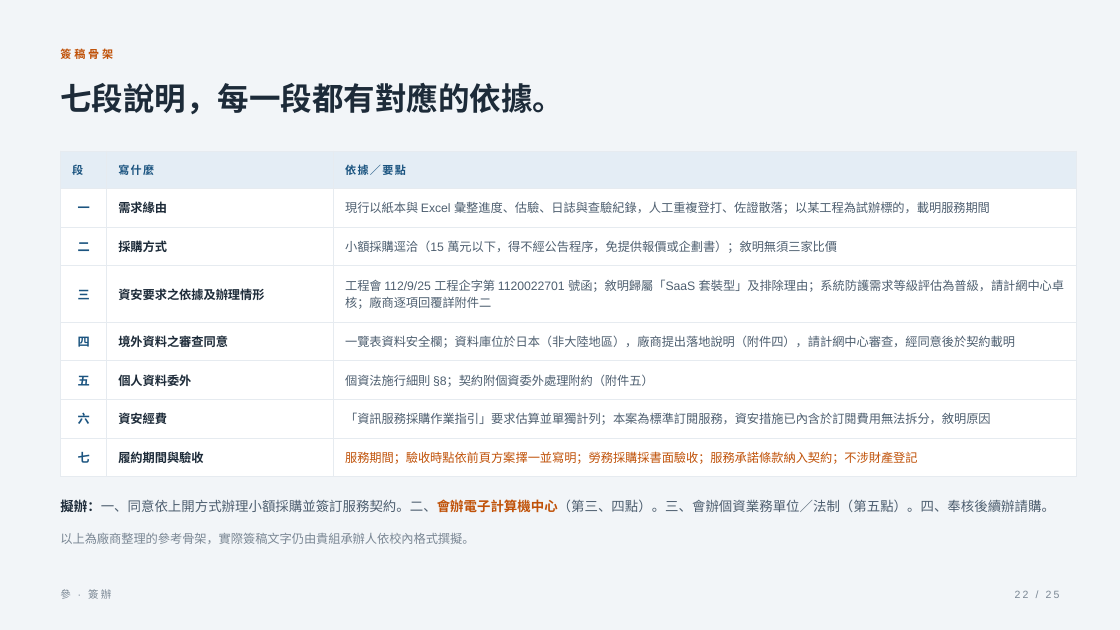
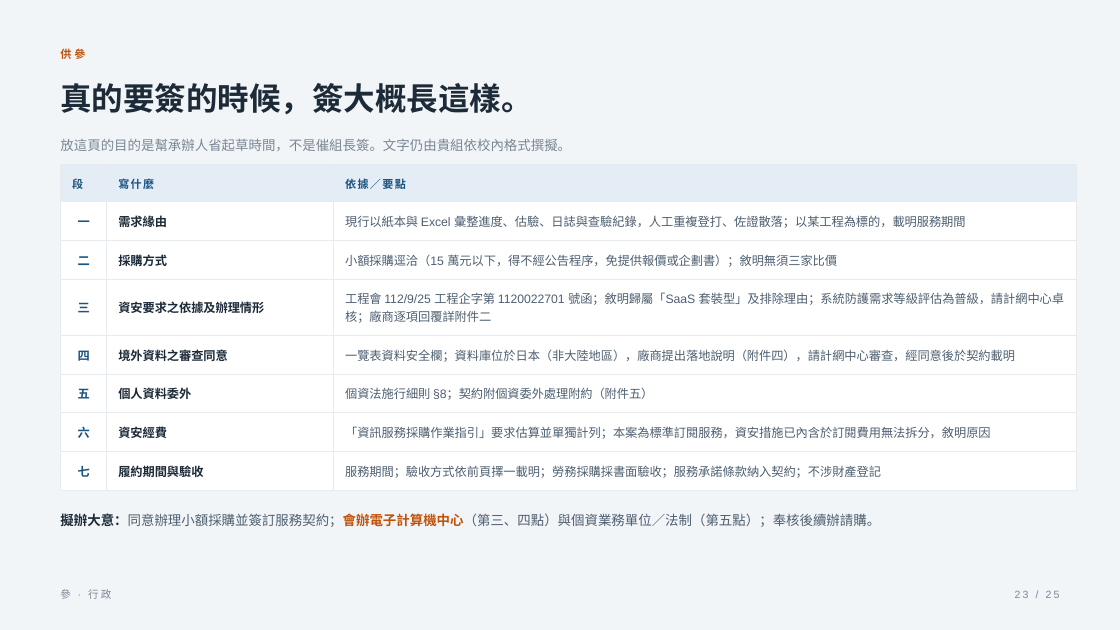
Before and after one commit to ryanxxhuang/PMIS, a slide deck: slide 23 of docs/pitch/組長簡報-產品資安與簽辦-2026-08-12.pptx (slide 22 before the commit). Drawn at 1120x630 pixels with LibreOffice and Linux fonts; fonts in the diff are those of the drawing. Boxes give left, top, right and bottom in pixels: in the first picture for what was removed or moved away, otherwise in the second. Text is boxed around its words. In the diff, an @@ line names an element or a change of style, - is before the commit and + after.

```diff
--- a/docs/pitch/組長簡報-產品資安與簽辦-2026-08-12.pptx
+++ b/docs/pitch/組長簡報-產品資安與簽辦-2026-08-12.pptx
@@ text at <box>60,48,85,59</box>: text changed @@
-簽稿骨架
+供參
@@ text at <box>60,83,533,114</box>: text changed @@
-七段說明，每一段都有對應的依據。
+真的要簽的時候，簽大概長這樣。
@@ text added at <box>60,139,571,151</box>, 11.5 pt, text #7A8794 @@
+放這頁的目的是幫承辦人省起草時間，不是催組長簽。文字仍由貴組依校內格式撰擬。
@@ table at <box>60,165,1076,484</box> @@
-row 2, column 3: 現行以紙本與 Excel 彙整進度、估驗、日誌與查驗紀錄，人工重複登打、佐證散落；以某工程為試辦標的，載明服務期間
+row 2, column 3: 現行以紙本與 Excel 彙整進度、估驗、日誌與查驗紀錄，人工重複登打、佐證散落；以某工程為標的，載明服務期間
-row 8, column 3: 服務期間；驗收時點依前頁方案擇一並寫明；勞務採購採書面驗收；服務承諾條款納入契約；不涉財產登記
+row 8, column 3: 服務期間；驗收方式依前頁擇一載明；勞務採購採書面驗收；服務承諾條款納入契約；不涉財產登記
@@ table: place and size @@
-table at <box>60,151,1076,470</box>
+table at <box>60,165,1076,484</box>
@@ text at <box>60,513,880,527</box>: text changed @@
-擬辦：一、同意依上開方式辦理小額採購並簽訂服務契約。二、會辦電子計算機中心（第三、四點）。三、會辦個資業務單位／法制（第五點）。四、奉核後續辦請購。
+擬辦大意：同意辦理小額採購並簽訂服務契約；會辦電子計算機中心（第三、四點）與個資業務單位／法制（第五點）；奉核後續辦請購。
@@ text removed at <box>60,533,474,544</box> @@
-以上為廠商整理的參考骨架，實際簽稿文字仍由貴組承辦人依校內格式撰擬。
@@ text at <box>60,589,111,599</box>: text changed @@
-參 · 簽辦
+參 · 行政
```
Also in this commit, not shown: 6 other slides changed, 3 slides added, 3 slides removed, 3 other files.
